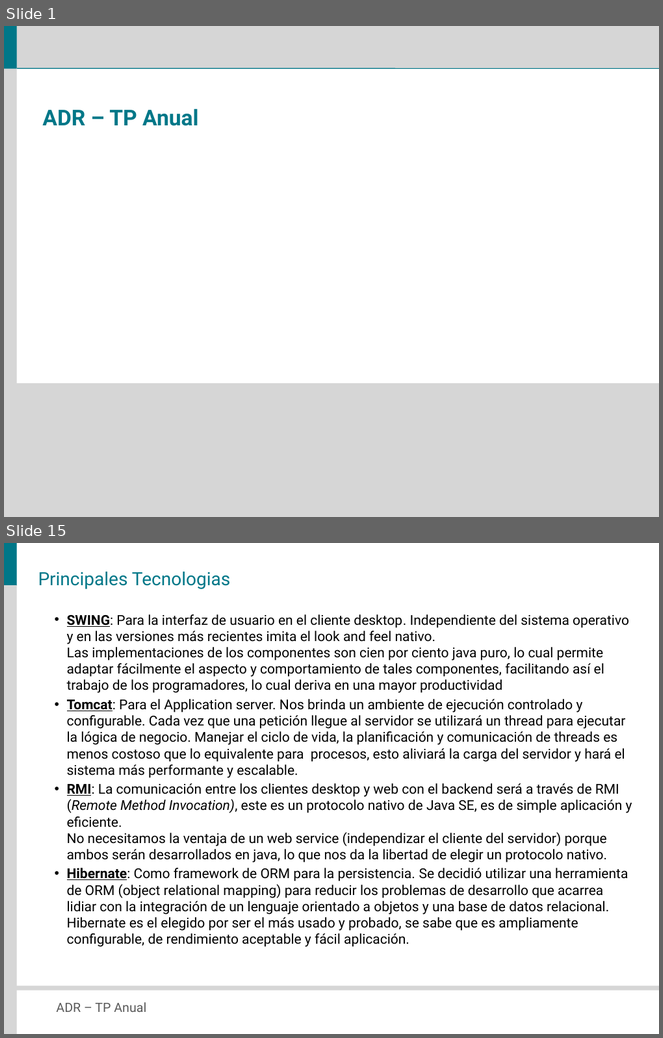
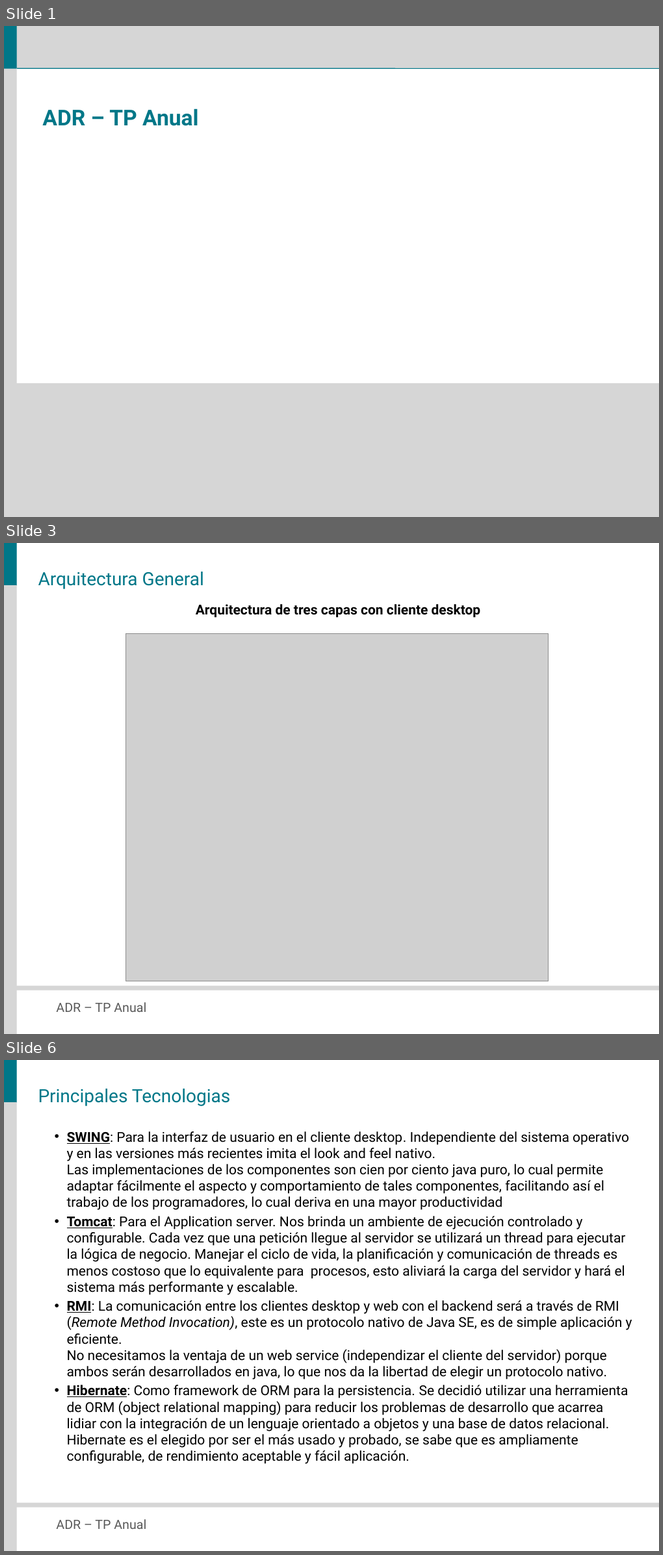
Before and after one commit to veritoreinoso/adr-2010, a slide deck: Presentacion.pptx. Shown one above the other, each under a label of ours: slides 1 and 15 before the commit, slides 1, 3 and 6 after it; the slides between them are not shown. The pictures are 663x1038 and 663x1555 pixels, drawn with LibreOffice and Linux fonts; fonts in the diff are those of the drawing; grey boxes stand for pictures. Boxes give left, top, right and bottom in pixels: in the first picture for what was removed or moved away, otherwise in the second. Text is boxed around its words. In the diff, an @@ line names an element or a change of style, - is before the commit and + after.

```diff
--- a/Presentacion.pptx
+++ b/Presentacion.pptx
@@ slide 3 added at (x1=4, y1=543, x2=659, y2=1034), background #FFFFFF; not listed: 4 template elements that a slide beside it also shows @@
@@ title added at (x1=38, y1=572, x2=204, y2=589), 20 pt, text #007788 @@
+Arquitectura General
@@ text added at (x1=196, y1=604, x2=481, y2=618), 15 pt, text #000000, bold @@
+Arquitectura de tres capas con cliente desktop
@@ picture added at (x1=126, y1=634, x2=548, y2=982) @@
@@ what was slide 15 is now slide 6 @@
```
Also in this commit, not shown: 3 slides changed, 11 other slides added, 1 slide removed.
